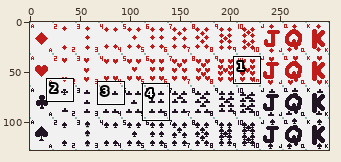
Sprite sheet, stored at juegos/solitario/assets/baraja.png. The first picture is a wide view before the edit; the outline marks the close-up.
Close-up. Before the edit:
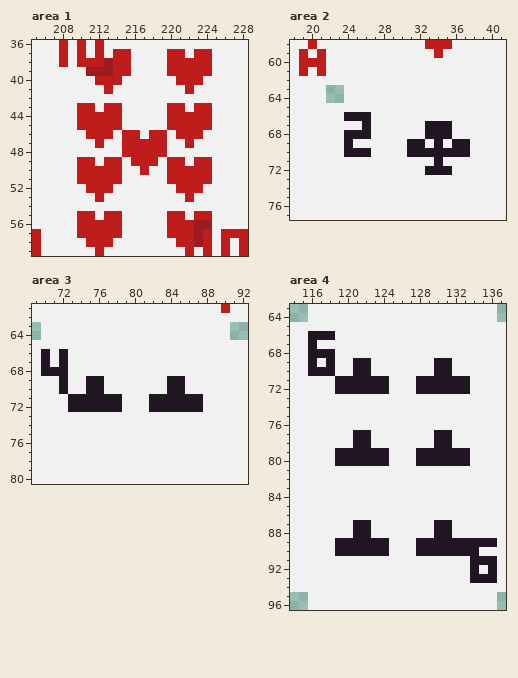
The file is 299x128 pixels. Shown: area 1: x 205..228, y 36..59; area 2: x 18..41, y 58..77; area 3: x 69..92, y 61..80; area 4: x 114..137, y 63..96. The commit also changed other parts of the picture, which this record leaves out.
Once edited:
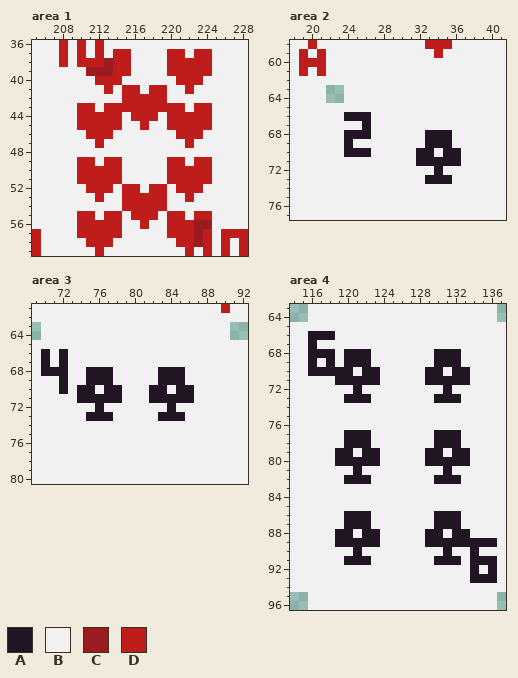
Palette (. is transparent): A #211524  B #f1f1f1  C #9b1b21  D #bf1c1c
The edit:
Area 1:
y 41: x 215..216 BB -> DD; x 218..219 BB -> DD
y 42..43: x 215..219 BBBBB -> DDDDD
y 44: x 216..218 BBB -> DDD
y 45: x 217 B -> D
y 46: x 215..216 DD -> BB; x 218..219 DD -> BB
y 47..48: x 215..219 DDDDD -> BBBBB
y 49: x 216..218 DDD -> BBB
y 50: x 217 D -> B
y 52: x 215..216 BB -> DD; x 218..219 BB -> DD
y 53..54: x 215..219 BBBBB -> DDDDD
y 55: x 216..218 BBB -> DDD
y 56: x 217 B -> D
Area 2:
y 67: x 33..35 AAA -> BBB
y 69: x 31..33 AAB -> BBA; x 35..37 BAA -> ABB
y 70: x 31 A -> B; x 34 A -> B; x 37 A -> B
y 71: x 32..33 BB -> AA; x 35..36 BB -> AA
y 72: x 33 A -> B; x 35 A -> B
y 73: x 33..35 BBB -> AAA
Area 3:
y 68: x 75..77 BBB -> AAA; x 83..85 BBB -> AAA
y 69: x 77 B -> A; x 83 B -> A
y 70: x 74 B -> A; x 76..78 ABB -> BAA; x 82..84 BBA -> AAB; x 86 B -> A
y 71: x 73 A -> B; x 87 A -> B
y 72: x 73..75 AAA -> BBB; x 77..78 AA -> BB; x 82..83 AA -> BB; x 85..87 AAA -> BBB
y 73: x 75..77 BBB -> AAA; x 83..85 BBB -> AAA
Area 4:
y 68: x 120..122 BBB -> AAA; x 130..132 BBB -> AAA
y 69: x 120 B -> A; x 132 B -> A
y 70: x 119..121 BBA -> AAB; x 123 B -> A; x 129 B -> A; x 131..133 ABB -> BAA
y 71: x 124 A -> B; x 128 A -> B
y 72: x 119..120 AA -> BB; x 122..124 AAA -> BBB; x 128..130 AAA -> BBB; x 132..133 AA -> BB
y 73: x 120..122 BBB -> AAA; x 130..132 BBB -> AAA
y 77..78: x 120 B -> A; x 132 B -> A
y 79: x 121 A -> B; x 124 A -> B; x 128 A -> B; x 131 A -> B
y 80: x 124 A -> B; x 128 A -> B
y 81: x 121 B -> A; x 131 B -> A
y 82: x 120..122 BBB -> AAA; x 130..132 BBB -> AAA
y 86: x 120..122 BBB -> AAA; x 130..132 BBB -> AAA
y 87: x 120 B -> A; x 132 B -> A
y 88: x 119..121 BBA -> AAB; x 123 B -> A; x 129 B -> A; x 131..133 ABB -> BAA
y 89: x 124 A -> B; x 128 A -> B
y 90: x 119..120 AA -> BB; x 122..124 AAA -> BBB; x 128..130 AAA -> BBB; x 132..133 AA -> BB
y 91: x 120..122 BBB -> AAA; x 130..132 BBB -> AAA
Where, in picture pixels (left, top, right, bottom), the same in both close-ups:
changed: (122, 85, 167, 229)
changed: (407, 121, 470, 184)
changed: (68, 367, 203, 421)
changed: (335, 349, 470, 565)
